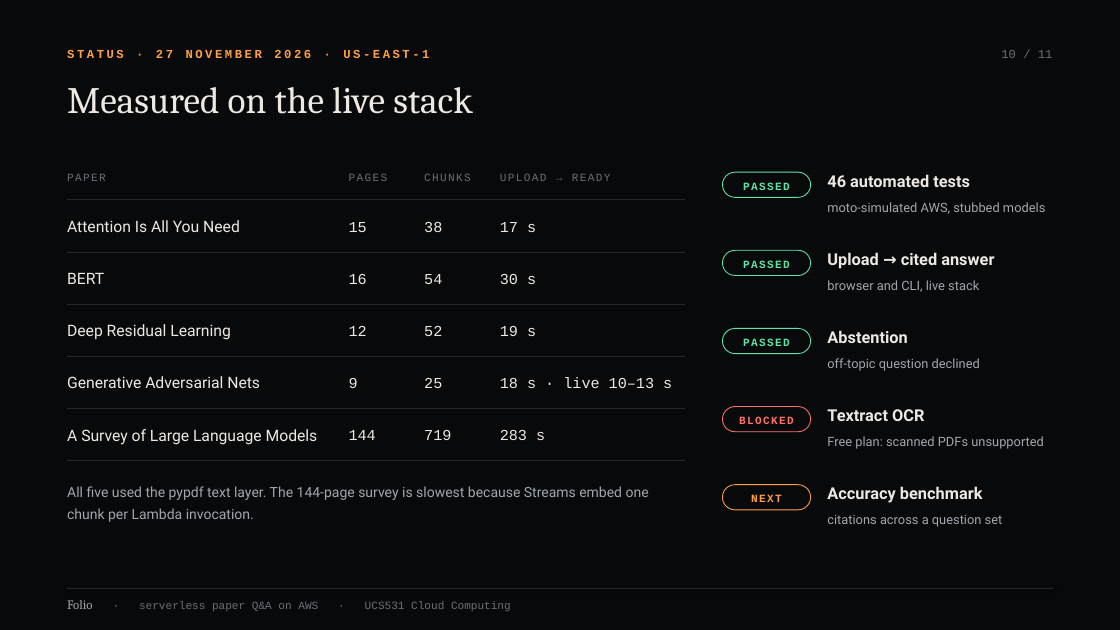
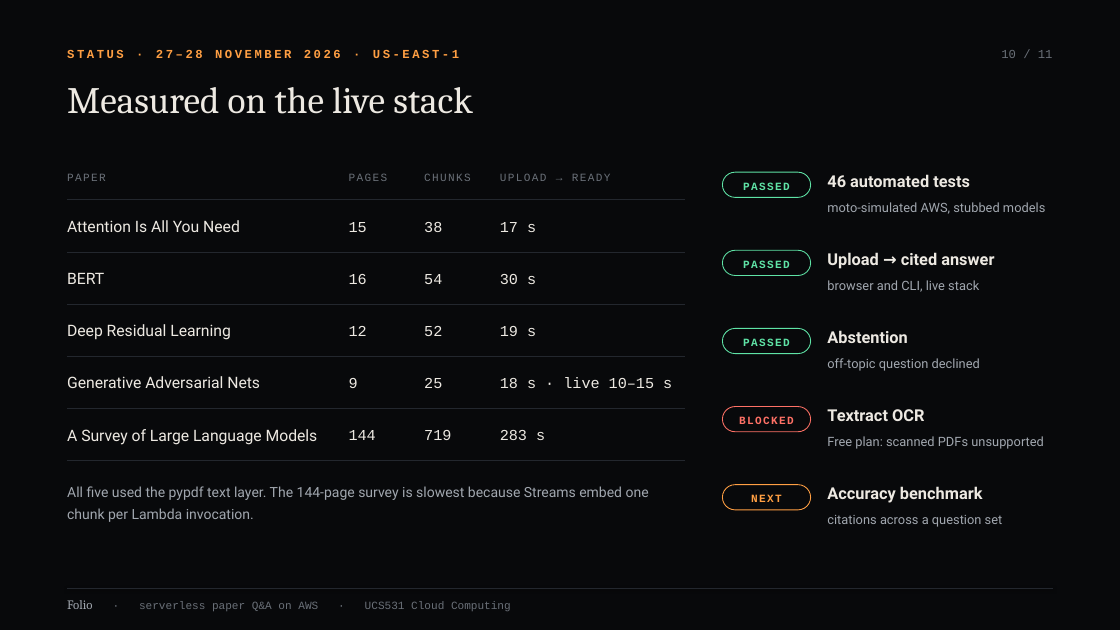
Before and after one commit to aryanorastar/UCS531-Cloud-Computing-Project, a slide deck: slide 10 of presentation/UCS531_Lab_Evaluation.pptx. Drawn at 1120x630 pixels with LibreOffice and Linux fonts; fonts in the diff are those of the drawing; background and template pictures are left out. Boxes give left, top, right and bottom in pixels: in the first picture for what was removed or moved away, otherwise in the second. Text is boxed around its words. In the diff, an @@ line names an element or a change of style, - is before the commit and + after.

```diff
--- a/presentation/UCS531_Lab_Evaluation.pptx
+++ b/presentation/UCS531_Lab_Evaluation.pptx
@@ text at [67,50,459,58]: text changed @@
-STATUS · 27 NOVEMBER 2026 · US-EAST-1
+STATUS · 27–28 NOVEMBER 2026 · US-EAST-1
@@ text at [500,377,672,388]: text changed @@
-18 s · live 10–13 s
+18 s · live 10–15 s
```
Also in this commit, not shown: 5 other slides changed, 18 other files.
